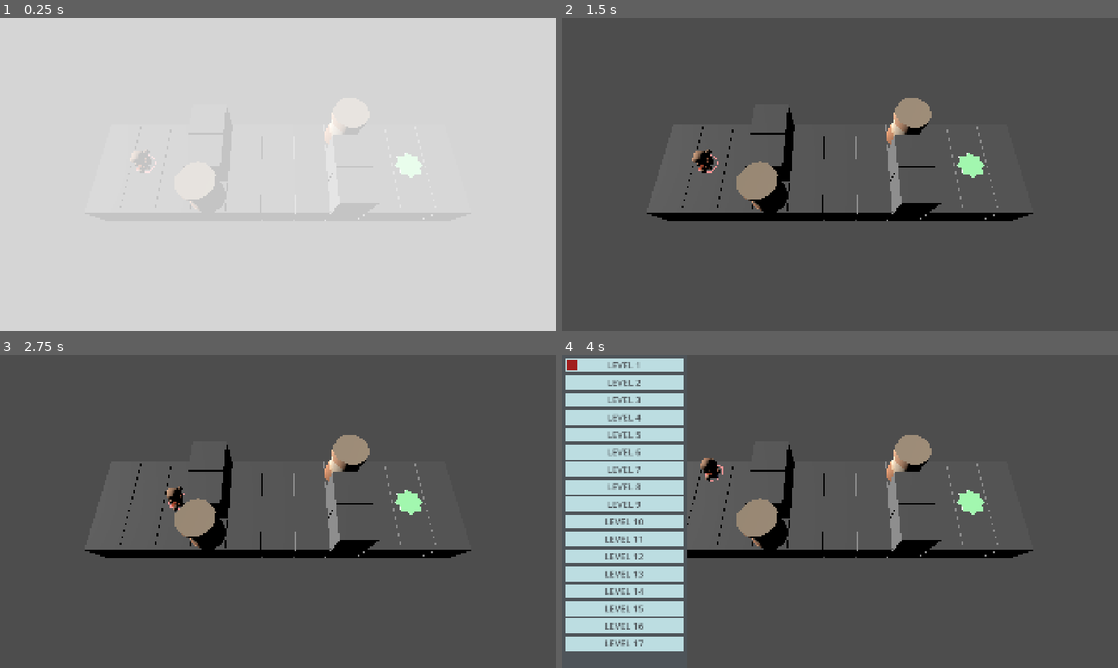
Above: before the commit, frames 1-4 (two rows, left to right).
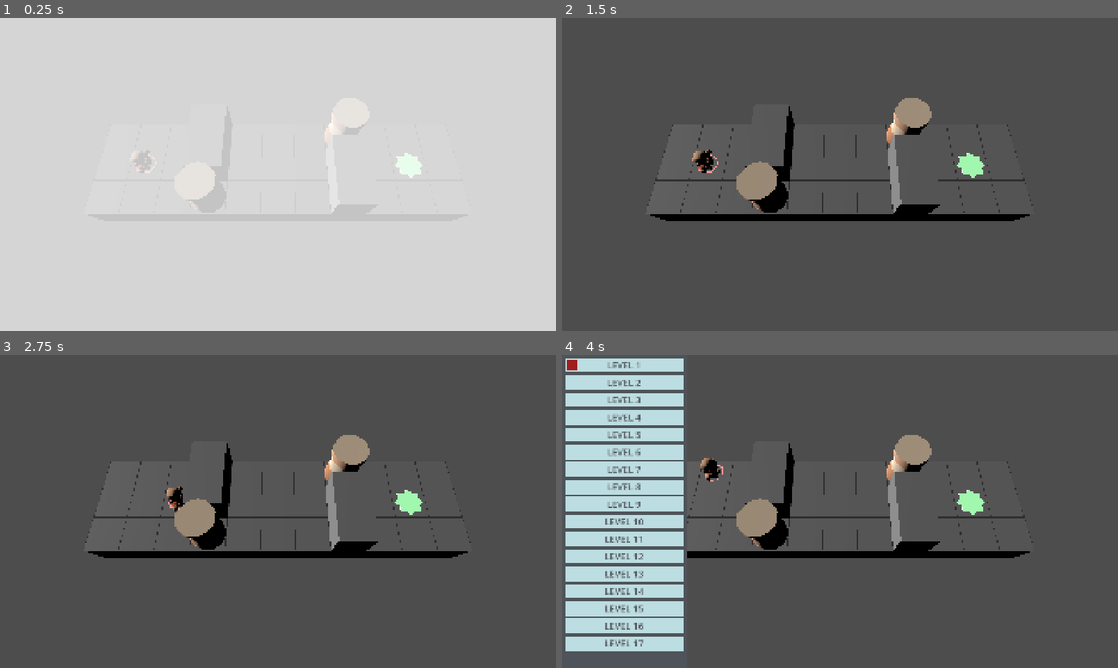
Above: after the commit, the same moments.

Repository: ggestein/jigsaw-of-the-sinking-star
Game: Godot game, scene res://scenes/main_game_entry.tscn
The game is run twice, just before and just after one commit, with the same random seed, the same clock (stepped at 60 frames per second) and the same inputs.
Inputs:
- Up to frame 1 (0.25 s): no input
- Up to frame 2 (1.5 s): tap Enter at 0.5 s; hold D 0.53-1.28 s; tap R at 0.6 s; tap Space at 1.25 s; hold S from 1.28 s (still down); tap Z at 1.35 s
- Up to frame 3 (2.75 s): tap Enter at 2 s; release S at 2.03 s; hold D from 2.03 s (still down); tap C at 2.1 s
- Up to frame 4 (4 s): tap Space at 2.75 s; release D at 2.78 s; hold W 2.78-3.53 s; tap F at 2.85 s; tap Enter at 3.5 s; hold A from 3.53 s (still down); tap Tab at 3.6 s

The runs differ from the first frame. In frame 1, less than 0.1% of the frame differs, in the area x 58-78%, y 49-65%; in frame 2, 1.2%; in frame 3, 1.2%, in the area x 15-85%, y 28-65%; in frame 4, 1.0%.

Commit message:
add ground grid effect

Diff:
--- /dev/null
+++ b/scenes/entities/ground_grid.tscn
@@ -0,0 +1,20 @@
+[gd_scene format=3 uid="uid://bx2epjkji5ytj"]
+
+[ext_resource type="Script" uid="uid://dqwlxegvw1gud" path="res://scripts/entities/ground_grid.gd" id="1_puy4m"]
+[ext_resource type="Shader" uid="uid://q07sni4nwkxp" path="res://shaders/ground_grid.gdshader" id="2_sxsfv"]
+
+[sub_resource type="ShaderMaterial" id="ShaderMaterial_puy4m"]
+render_priority = 0
+shader = ExtResource("2_sxsfv")
+shader_parameter/line_color = Vector3(0.3, 0.3, 0.3)
+shader_parameter/line_width = 1.02
+
+[sub_resource type="PlaneMesh" id="PlaneMesh_se8m8"]
+material = SubResource("ShaderMaterial_puy4m")
+size = Vector2(1, 1)
+
+[node name="GroundGrid" type="Node3D" unique_id=2087893036]
+script = ExtResource("1_puy4m")
+
+[node name="Mesh" type="MeshInstance3D" parent="." unique_id=1274094075]
+mesh = SubResource("PlaneMesh_se8m8")
--- /dev/null
+++ b/scenes/tests/test_ground_grid_shader.tscn
@@ -0,0 +1,17 @@
+[gd_scene format=3 uid="uid://ik8udfv8jc0x"]
+
+[ext_resource type="Shader" uid="uid://q07sni4nwkxp" path="res://shaders/ground_grid.gdshader" id="1_i7fuh"]
+
+[sub_resource type="ShaderMaterial" id="ShaderMaterial_i7fuh"]
+render_priority = 0
+shader = ExtResource("1_i7fuh")
+shader_parameter/line_color = Vector3(0, 0, 0)
+shader_parameter/line_width = 1.03
+
+[sub_resource type="PlaneMesh" id="PlaneMesh_sk5bl"]
+material = SubResource("ShaderMaterial_i7fuh")
+size = Vector2(3.08, 1.835)
+
+[node name="TestGroundGridShader" type="MeshInstance3D" unique_id=1939638058]
+transform = Transform3D(4.305, 0, 0, 0, 1, 0, 0, 0, 3.675, -0.84, 0, 0)
+mesh = SubResource("PlaneMesh_sk5bl")
--- a/scripts/asset_path_config.gd
+++ b/scripts/asset_path_config.gd
@@ -35,3 +35,6 @@
 
 static func player_cursor_packedscene_path() -> StringName:
 	return ENTITIES_BASE_PATH + "player_cursor.tscn"
+
+static func ground_grid_packedscene_path() -> StringName:
+	return ENTITIES_BASE_PATH + "ground_grid.tscn"
--- /dev/null
+++ b/scripts/entities/ground_grid.gd
@@ -0,0 +1,6 @@
+class_name GroundGrid
+extends Node3D
+
+func setup(size: Vector2i):
+	position = Vector3(size.x * 0.5, 0.02, -size.y * 0.5)
+	scale = Vector3(size.x, 1.0, size.y)
--- a/scripts/main_game.gd
+++ b/scripts/main_game.gd
@@ -45,6 +45,7 @@
 var goal_node_map: Dictionary[int, Goal]
 var main_camera: Camera3D
 var current_player_cursor: PlayerCursor
+var ground_grid: GroundGrid
 var player_input_queue: Array[CoreGameplay.PlayerInput] = []
 var core_gameplay_event_queue: Array[CoreGameplay.Event] = []
 var processing_cmd: Variant = null
@@ -78,7 +79,7 @@
 				cube_inst.position.x = x + 0.5
 				cube_inst.position.y = -0.5
 				cube_inst.position.z = -(y + 0.5)
-				cube_inst.scale = Vector3(0.98, 1.0, 0.98)
+				cube_inst.scale = Vector3(1.0, 1.0, 1.0)
 		for obs_idx in range(0, len(current_game_instance.level_data.obstacles)):
 			var obs := current_game_instance.level_data.obstacles[obs_idx]
 			var cube_inst := MeshInstance3D.new()
@@ -88,7 +89,7 @@
 			cube_inst.position.x = obs.x + 0.5
 			cube_inst.position.y = 0.5
 			cube_inst.position.z = -(obs.y + 0.5)
-			cube_inst.scale = Vector3(0.98, 1.0, 0.98)
+			cube_inst.scale = Vector3(1.0, 1.0, 1.0)
 			obstacle_node_map[obs_idx] = cube_inst
 		var dir_light = DirectionalLight3D.new()
 		add_child(dir_light)
@@ -167,6 +168,9 @@
 		current_player_cursor = player_cursor.instantiate()
 		add_child(current_player_cursor)
 	refresh_cursor_color()
+	ground_grid = (load(AssetPathConfig.ground_grid_packedscene_path()) as PackedScene).instantiate()
+	add_child(ground_grid)
+	ground_grid.setup(current_game_instance.level_data.range.size);
 
 static func grid_to_world(grid_pos: Vector2i) -> Vector3:
 	return Vector3(grid_pos.x + 0.5, 0.0, -grid_pos.y - 0.5)
@@ -301,7 +305,8 @@
 	won.win_camera_base_pos = main_camera.position
 
 func append_cmd(cmd):
-	assert(pending_cmd == null)
+	if pending_cmd != null:
+		return
 	if processing_cmd == null:
 		processing_cmd = cmd
 	elif pending_cmd == null:
@@ -448,5 +453,7 @@
 	obstacle_node_map.clear()
 	box_node_map.clear()
 	character_node_map.clear()
+	current_player_cursor = null
+	ground_grid = null
 	main_camera = null
 	player_input_queue = []
--- /dev/null
+++ b/shaders/ground_grid.gdshader
@@ -0,0 +1,27 @@
+shader_type spatial;
+render_mode blend_mix, cull_back;
+
+uniform vec3 line_color = vec3(0.0, 0.0, 0.0);
+uniform float line_width = 0.02;
+
+void vertex() {
+	// Called for every vertex the material is visible on.
+}
+
+void fragment() {
+	vec3 world_pos = (INV_VIEW_MATRIX * vec4(VERTEX, 1.0)).xyz;
+	float half_line_width = line_width * 0.5;
+	float x = world_pos.x + 0.5;
+	float z = world_pos.z + 0.5;
+	float fx = x - floor(x);
+	float fz = z - floor(z);
+	float rx = step(1.0 - half_line_width, fx) * (1.0 - step(half_line_width, fx));
+	float rz = step(1.0 - half_line_width, fz) * (1.0 - step(half_line_width, fz));
+	ALPHA = 1.0 - (1.0 - rx) * (1.0 - rz);
+	ALBEDO = line_color;
+}
+
+//void light() {
+//	// Called for every pixel for every light affecting the material.
+//	// Uncomment to replace the default light processing function with this one.
+//}
--- a/shaders/player_cursor.gdshader
+++ b/shaders/player_cursor.gdshader
@@ -1,5 +1,5 @@
 shader_type spatial;
-render_mode blend_mix, depth_draw_always, cull_back;
+render_mode blend_mix, cull_back;
 
 uniform vec3 emission_color = vec3(-1.0, 2.0, -1.0);
 
Not shown, added: scripts/entities/ground_grid.gd.uid
Not shown, added: shaders/ground_grid.gdshader.uid
